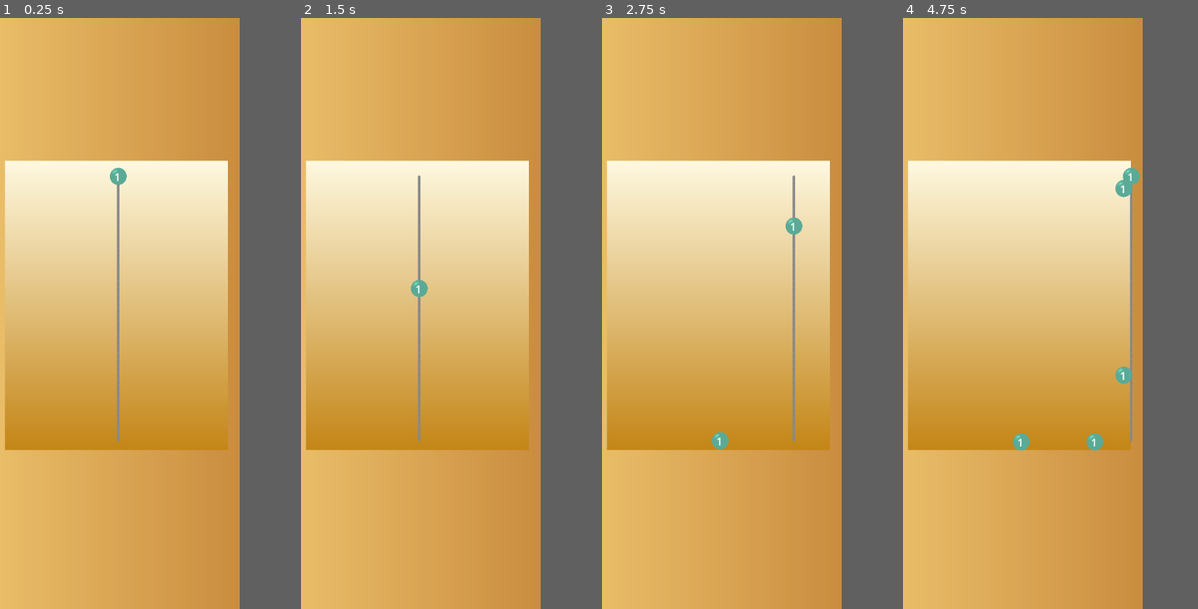
Above: before the commit, frames 1-4 (left to right).
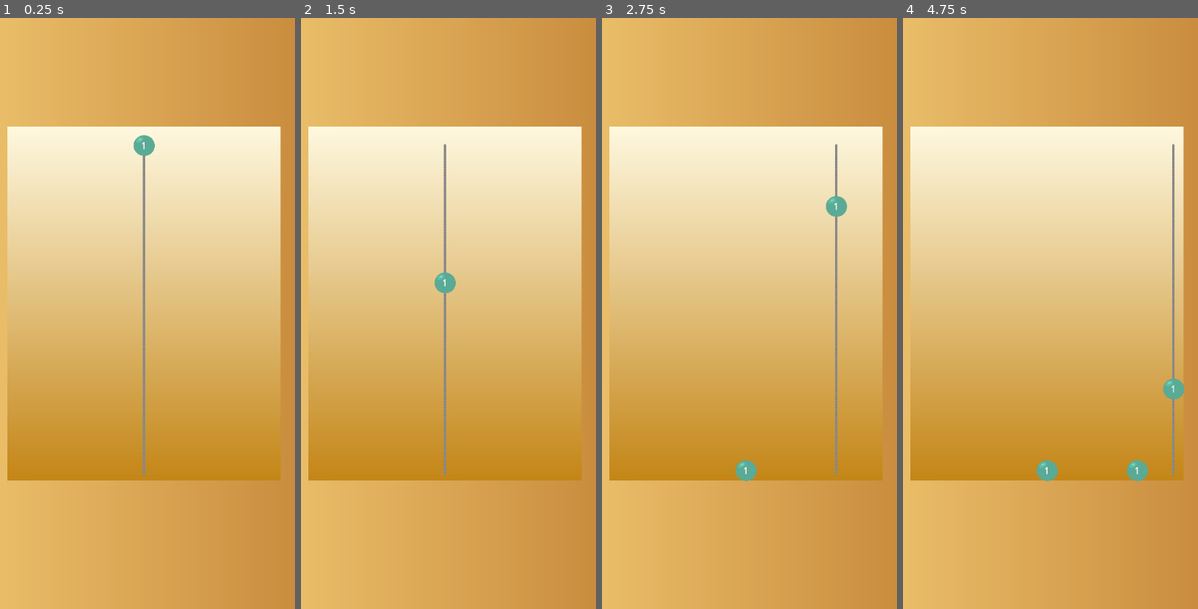
Above: after the commit, the same moments.

Repository: fteppe/ball-2048
Game: Godot game, scene res://MainMap.tscn
Same seed, same stepped clock (60 frames per second), same inputs: the game is played once before the commit and once after it.
Inputs (mouse positions are in pixels of both pictures, inside the frame that each line leads up to):
- Up to frame 1 (0.25 s): no input
- Up to frame 2 (1.5 s): tap Enter at 0.5 s; move the mouse to (472, 283) at 0.52 s; click (472, 283) at 0.67 s; move the mouse to (368, 343) at 1.27 s; click (368, 343) at 1.42 s
- Up to frame 3 (2.75 s): move the mouse to (743, 183) at 2.02 s; click (743, 183) at 2.17 s
- Up to frame 4 (4.75 s): move the mouse to (1006, 431) at 2.77 s; click (1006, 431) at 2.92 s; move the mouse to (1094, 402) at 3.52 s; click (1094, 402) at 3.67 s; move the mouse to (947, 224) at 4.27 s; click (947, 224) at 4.42 s
In our replay, the window is 333x800 before the commit and 408x800 after it. These sizes can differ from the game's own. Grey fills any space a smaller window leaves; there, only what the larger window draws over its background counts as a difference.

The runs differ from the first frame. In frame 1, 18% of the frame differs, in the area x 1-96%, y 18-79%; in frame 2, 18%; in frame 3, 18%; in frame 4, 18%.

Commit message:
Fixes a bunch of issues with the architecture

Diff:
--- a/Ball.tscn
+++ b/Ball.tscn
@@ -9,12 +9,14 @@
 
 [sub_resource type="CircleShape2D" id="CircleShape2D_pa54t"]
 resource_local_to_scene = true
+radius = 50.0
 
 [sub_resource type="LabelSettings" id="LabelSettings_lww6v"]
 font_size = 50
 
-[node name="Ball" type="RigidBody2D" unique_id=1929847300]
+[node name="Ball" type="RigidBody2D" unique_id=1929847300 groups=["balls"]]
 physics_material_override = SubResource("PhysicsMaterial_lww6v")
+continuous_cd = 1
 contact_monitor = true
 max_contacts_reported = 5
 script = ExtResource("1_gk6bx")
@@ -27,15 +29,15 @@
 
 [node name="Sprite2D" type="Sprite2D" parent="Visuals" unique_id=1224878001]
 rotation = 1.7348574
-scale = Vector2(0.08102607, -0.079349145)
+scale = Vector2(0.39925748, -0.4090889)
 texture = ExtResource("2_lww6v")
 
 [node name="Label" type="Label" parent="Visuals" unique_id=903129506]
-offset_left = -11.0
-offset_top = -8.0
-offset_right = 70.0
-offset_bottom = 61.0
-scale = Vector2(0.25, 0.25)
+offset_left = -35.0
+offset_top = -34.0
+offset_right = 46.0
+offset_bottom = 35.0
+scale = Vector2(0.8361394, 0.9542944)
 offset_transform_enabled = true
 theme_override_font_sizes/font_size = 50
 text = "  1  "
--- a/BallSpawner.tscn
+++ b/BallSpawner.tscn
@@ -18,7 +18,7 @@
 
 [node name="Line2D" type="Line2D" parent="." unique_id=1434716319]
 texture_repeat = 2
-points = PackedVector2Array(0, 0, 0, 620)
+points = PackedVector2Array(0, 0, 0, 630)
 width = 5.0
 texture = SubResource("NoiseTexture2D_odsjh")
 texture_mode = 1
--- /dev/null
+++ b/GameModeBall.tscn
@@ -0,0 +1,6 @@
+[gd_scene format=3 uid="uid://cyr61qfur7l5w"]
+
+[ext_resource type="Script" uid="uid://n0nfjqpmch3x" path="res://game_mode_ball.gd" id="1_17hkp"]
+
+[node name="GameMode" type="Node" unique_id=2000514612]
+script = ExtResource("1_17hkp")
--- a/MainMap.tscn
+++ b/MainMap.tscn
@@ -21,7 +21,7 @@
 [node name="Mainmap" type="Node2D" unique_id=151565199]
 script = ExtResource("1_ifu8d")
 
-[node name="Background2" type="Sprite2D" parent="." unique_id=1539363545 groups=["balls"]]
+[node name="Background2" type="Sprite2D" parent="." unique_id=1539363545]
 position = Vector2(307.0001, 267.9999)
 rotation = 3.1415925
 scale = Vector2(21.515491, 27.692846)
@@ -62,10 +62,10 @@
 zoom = Vector2(0.865, 0.865)
 
 [node name="BallSpawner" parent="." unique_id=1389751439 instance=ExtResource("3_cccdv")]
-position = Vector2(272, 3)
+position = Vector2(268, 3)
 
 [node name="RightSpawner" type="Node2D" parent="." unique_id=2055569934]
 position = Vector2(531, 0)
 
 [node name="LeftSpawner" type="Node2D" parent="." unique_id=1135056190]
-position = Vector2(7, 0)
+position = Vector2(6, 0)
--- a/ball.gd
+++ b/ball.gd
@@ -4,9 +4,17 @@
 @export var rank : int = 1
 @export var rank_colors : Array[Color]
 
+var ball_scene : PackedScene = load("res://Ball.tscn")
 
 var size : int
 var initial_rotation : float
+var initial_collider_radius : float
+
+func disable_collider():
+	$CollisionShape2D.process_mode = Node.PROCESS_MODE_DISABLED
+
+func is_collider_disabled() -> bool:
+	return $CollisionShape2D.process_mode == Node.PROCESS_MODE_DISABLED
 
 func get_radius():
 	return ($CollisionShape2D.shape as CircleShape2D).radius
@@ -14,21 +22,32 @@
 func update_size_from_rank():
 	size = pow(2, rank - 1)
 	$Visuals/Label.text = str(size)
-	var radius_from_rank = sqrt(rank) * 2
-	($CollisionShape2D.shape as CircleShape2D).radius = radius_from_rank * 10
+	var radius_from_rank = sqrt(rank) * 0.4
+	($CollisionShape2D.shape as CircleShape2D).radius = radius_from_rank * initial_collider_radius
 	$Visuals.scale = Vector2(radius_from_rank, radius_from_rank)
-	$Visuals/Sprite2D.modulate = rank_colors[clamp(rank - 1, 0 , rank_colors.size())]
+	$Visuals/Sprite2D.modulate = rank_colors[clamp(rank - 1, 0 , rank_colors.size() - 1)]
 	self.set_mass(radius_from_rank * radius_from_rank)
 
 func rank_up(other_ball : Ball):
-	self.global_position = (self.global_position + other_ball.global_position) * 0.5
-	rank += 1
-	update_size_from_rank()
+	var new_ball : Ball = ball_scene.instantiate()
+	new_ball.global_position = (self.global_position + other_ball.global_position) * 0.5
+	new_ball.linear_velocity = (self.linear_velocity + other_ball.linear_velocity) * 0.5
+	new_ball.angular_velocity = (self.angular_velocity + other_ball.angular_velocity) * 0.5
+
+	new_ball.rank = rank + 1
+	GameModeBall.ball_created.emit(new_ball)
+	new_ball.update_size_from_rank()
+	self.get_parent().call_deferred("add_child", new_ball)
+	self.disable_collider()
+	other_ball.disable_collider()
+	other_ball.queue_free()
+	self.queue_free()
 
 
 # Called when the node enters the scene tree for the first time.
 func _ready():
 	initial_rotation = $Visuals/Sprite2D.global_rotation
+	initial_collider_radius = 50
 	update_size_from_rank()
 	pass # Replace with function body.
 
@@ -43,7 +62,6 @@
 func _on_body_entered(body : Variant):
 	if body is Ball:
 		var ball : Ball = body as Ball
-		if ball.rank == self.rank:
+		if ball.rank == self.rank && !ball.is_collider_disabled() && !self.is_collider_disabled():
 			rank_up(ball)
-			ball.queue_free()
 	pass # Replace with function body.
--- a/ball_spawner.gd
+++ b/ball_spawner.gd
@@ -15,7 +15,7 @@
 		last_dropped_ball.body_entered.disconnect(ball_collided)
 	last_dropped_ball = null
 	held_ball = ball_scene.instantiate()
-	self.add_child(held_ball)
+	self.call_deferred("add_child", held_ball)
 	held_ball.process_mode = Node.PROCESS_MODE_DISABLED
 
 func ball_collided(_body):
@@ -36,8 +36,8 @@
 			self.get_parent().add_child(last_dropped_ball)
 
 func get_held_ball_radius() :
-	if last_dropped_ball:
-		return last_dropped_ball.get_radius()
+	if held_ball:
+		return held_ball.get_radius()
 	return 0.
 
 func get_is_held():
--- /dev/null
+++ b/game_mode_ball.gd
@@ -0,0 +1,13 @@
+extends Node
+class_name GameMode
+
+signal ball_created(ball : Ball)
+
+# Called when the node enters the scene tree for the first time.
+func _ready():
+	pass # Replace with function body.
+
+
+# Called every frame. 'delta' is the elapsed time since the previous frame.
+func _process(delta):
+	pass
--- a/main_map.gd
+++ b/main_map.gd
@@ -1,8 +1,9 @@
 extends Node2D
-
+class_name MainMap
 
 # Called when the node enters the scene tree for the first time.
 func _ready():
+	GameModeBall.ball_created.connect(ball_created)
 	pass # Replace with function body.
 
 
@@ -12,6 +13,9 @@
 
 var previous_mouse_pos_x : float
 
+func ball_created(ball : Ball):
+	print("Ball created rank ", ball.rank)
+
 func _unhandled_input(event):
 	var current_mouse_pos = $BallSpawner.get_global_mouse_position().x
 	if event is InputEventMouseMotion && $BallSpawner.get_is_held():
--- a/project.godot
+++ b/project.godot
@@ -19,10 +19,14 @@
 config/features=PackedStringArray("4.7", "Mobile")
 config/icon="res://icon.svg"
 
+[autoload]
+
+GameModeBall="*uid://cyr61qfur7l5w"
+
 [display]
 
 window/size/viewport_width=500
-window/size/viewport_height=1200
+window/size/viewport_height=980
 
 [physics]
 
Not shown, added: game_mode_ball.gd.uid
